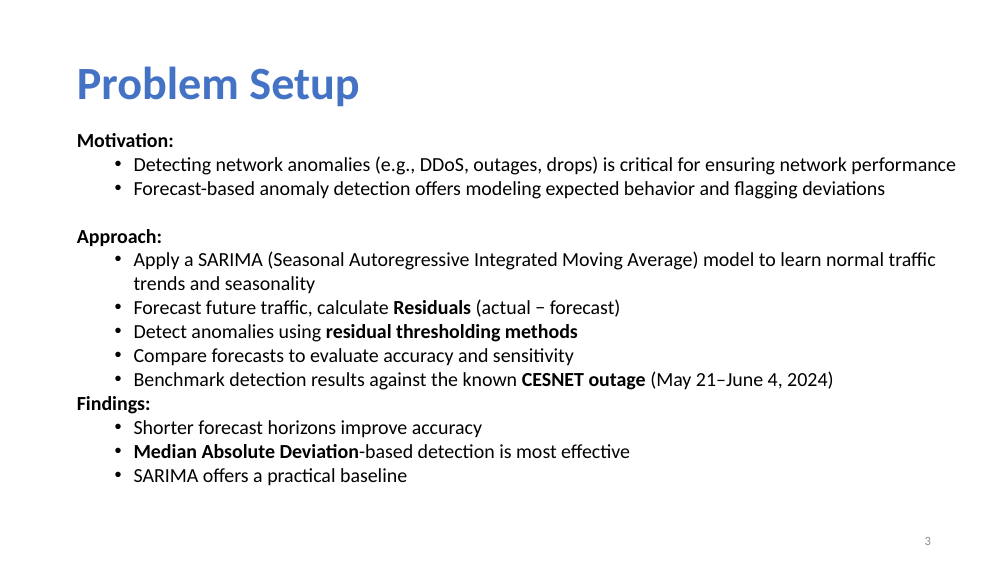
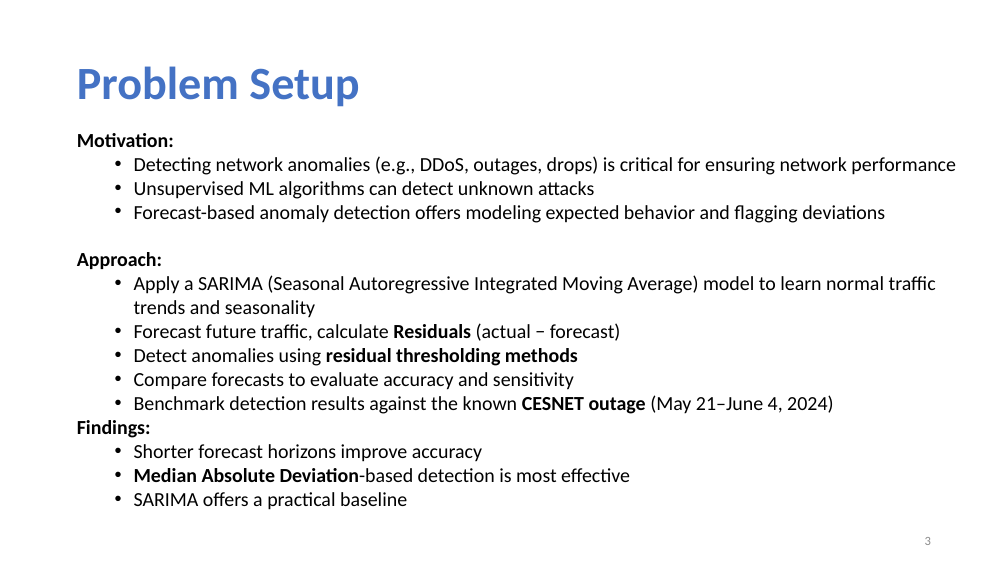
Before and after one commit to tanjilaahmed2/cesnet-anomaly-detection, a slide deck: slide 3 of LBNL Panel Interview_Tanjila.pptm. Drawn at 1008x567 pixels with LibreOffice and Linux fonts; fonts in the diff are those of the drawing. Boxes give left, top, right and bottom in pixels: in the first picture for what was removed or moved away, otherwise in the second. Text is boxed around its words. In the diff, an @@ line names an element or a change of style, - is before the commit and + after.

```diff
--- a/LBNL Panel Interview_Tanjila.pptm
+++ b/LBNL Panel Interview_Tanjila.pptm
@@ text at [134,181,594,199]: paragraph added @@
+  • Unsupervised ML algorithms can detect unknown attacks
```
Also in this commit, not shown: 8 other slides changed, 1 slide removed.
